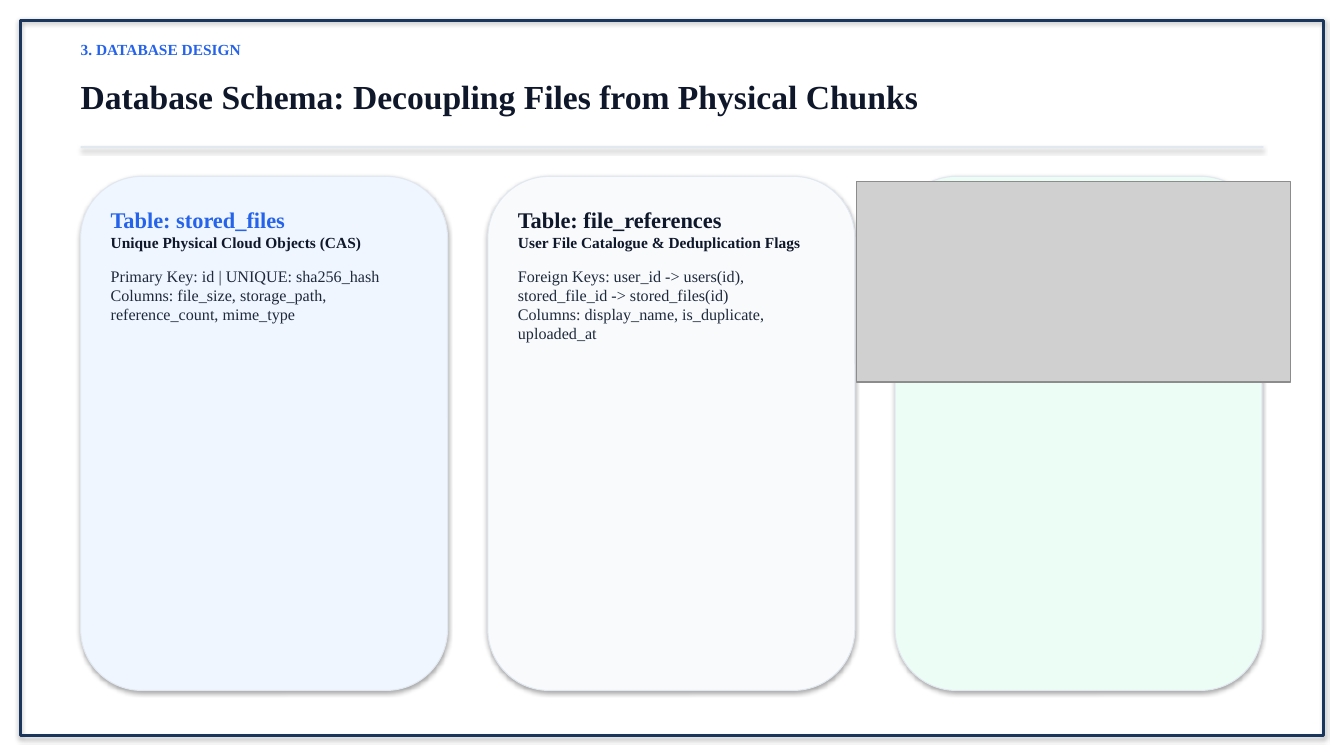
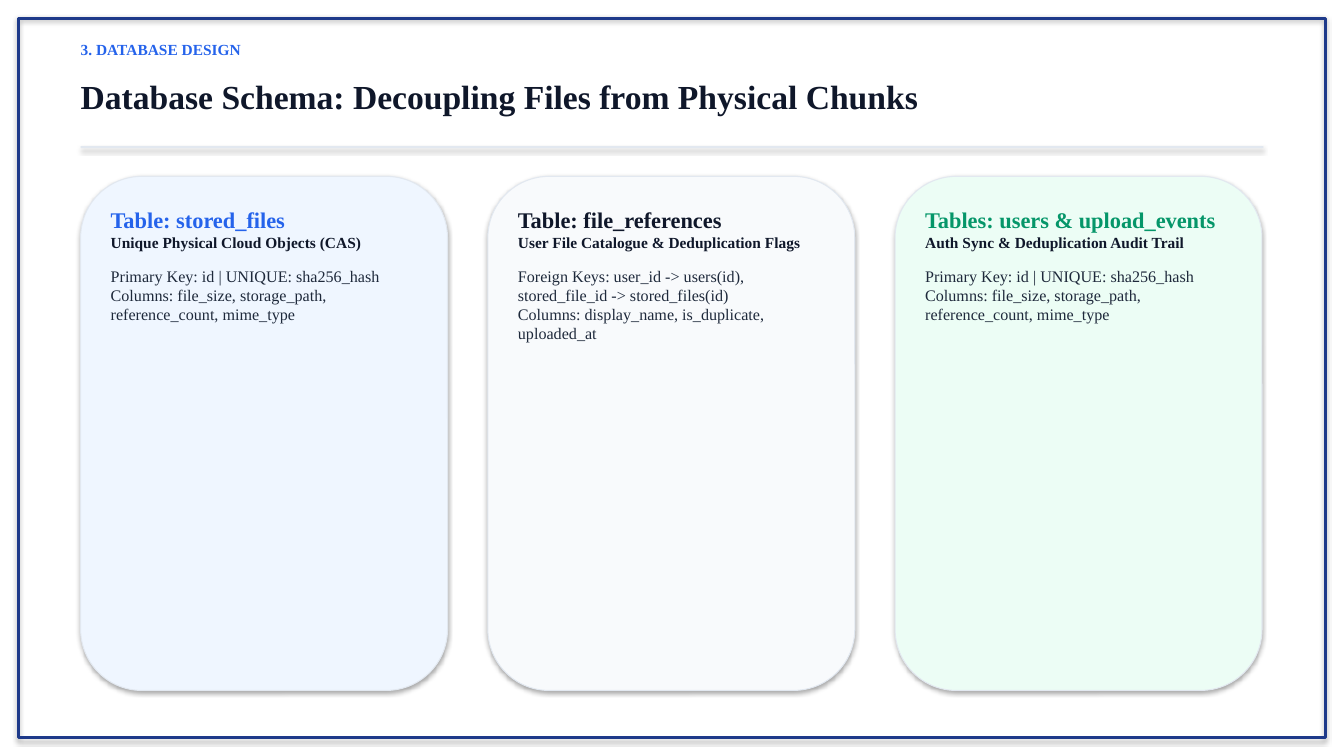
Before and after one commit to prasannapbhurke/CloudDedup, a slide deck: slide 6 of Cloud_File_Deduplication_College_Presentation.pptx. Drawn at 1344x756 pixels with LibreOffice and Linux fonts; fonts in the diff are those of the drawing; grey boxes stand for pictures. Boxes give left, top, right and bottom in pixels: in the first picture for what was removed or moved away, otherwise in the second. Text is boxed around its words. In the diff, an @@ line names an element or a change of style, - is before the commit and + after.

Commit message:
Regenerate project report and college presentation preserving exact format, Times New Roman, and official screenshots

```diff
--- a/Cloud_File_Deduplication_College_Presentation.pptx
+++ b/Cloud_File_Deduplication_College_Presentation.pptx
@@ rectangle at [18, 18, 1326, 738]: outline #1A365D 2 pt to #1E3A8A 2 pt @@
@@ picture removed at [857, 181, 1291, 382] @@
@@ text added at [925, 212, 1216, 324], 11.5 pt, text #1E293B @@
+Tables: users & upload_events
+Auth Sync & Deduplication Audit Trail
+Primary Key: id | UNIQUE: sha256_hash
+Columns: file_size, storage_path, reference_count, mime_type
```
Also in this commit, not shown: 12 other slides changed, 4 other files.
